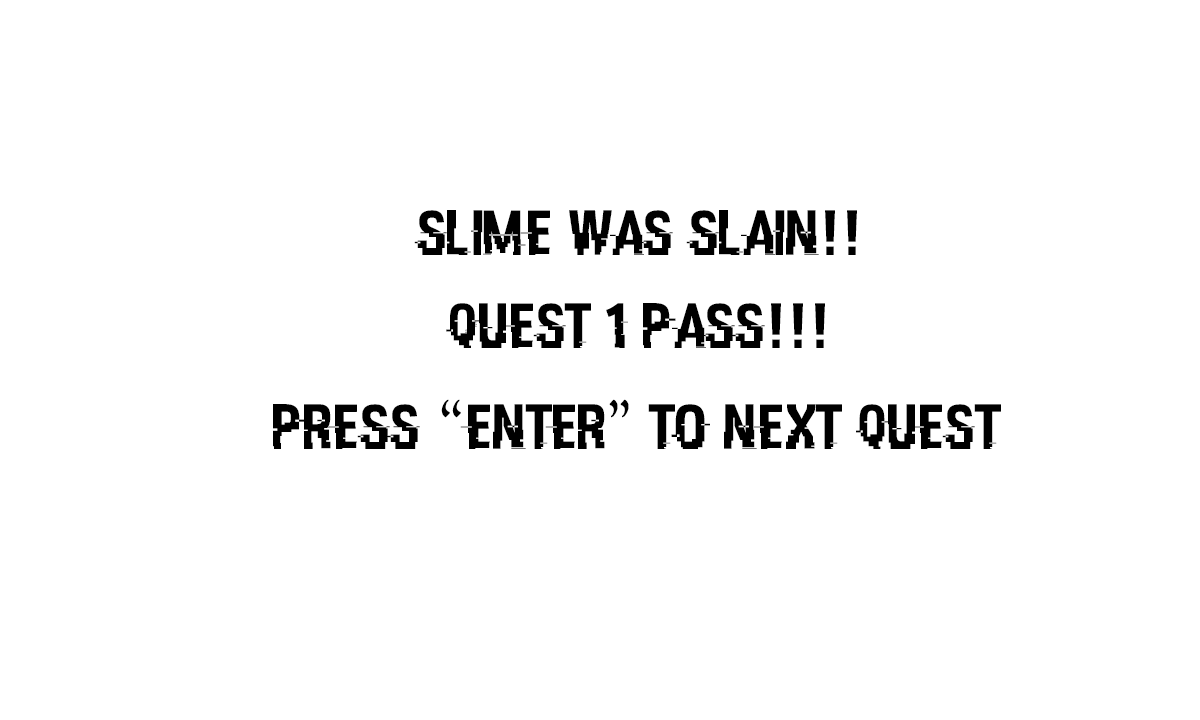
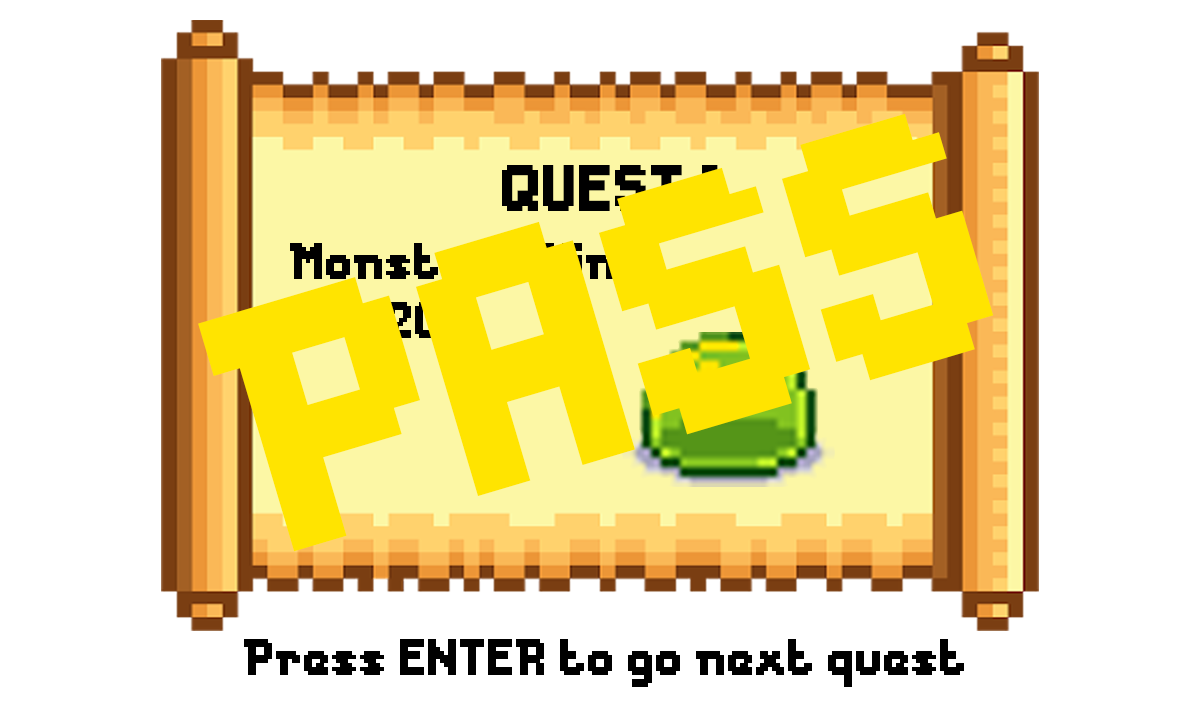
Before/after of a 1200 x 720 layered artwork. What changed in the layer stack:
renamed "slime was slain!!" to "PASS", moved it above "Layer 2", painted on it over [198, 113, 994, 552]
removed layer "Layer 0" over [169, 20, 1039, 687]
added layer "Layer 2" above "Press ENTER to go next quest" over [622, 332, 835, 487]
added layer "Press ENTER to go next quest" above "frame_0" over [244, 639, 964, 687]
added layer "HP : 20" above "Monster : Slime" over [291, 302, 439, 338]
added layer "Monster : Slime" above "QUEST 1" over [290, 243, 658, 279]
renamed "press “enter” to next quest" to "QUEST 1", painted on it over [273, 165, 1001, 449]
renamed "Quest 1 pass!!!" to "Layer 1", painted on it over [161, 20, 1039, 631]
